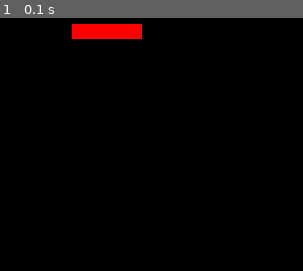
Above: before the commit, frame 1.
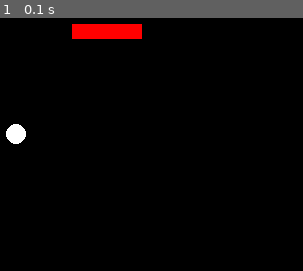
Above: after the commit, the same moment.

Repository: jeanmarclecul/N01D
Game: pygame game, started from noid.py
The game is run twice, just before and just after one commit, with the same random seed, the same clock (stepped at 60 frames per second) and the same inputs.
Inputs:
- Up to frame 1 (0.1 s): no input
The pictures show only the part of the screen within x 0-50%, y 0-50%; the shares and areas given below are measured in that part.

The runs differ from the first frame. In frame 1, 0.4% of the frame differs, in the area x 1-9%, y 41-50%.

Commit message:
add ball model

Diff:
--- /dev/null
+++ b/model/ball.py
@@ -0,0 +1,34 @@
+import pygame
+import settings
+
+
+class ball:
+    def __init__(self, xpos, ypos, radius, xspeed, yspeed, color):
+        self.xpos = xpos
+        self.ypos = ypos
+        self.xspeed = xspeed
+        self.yspeed = yspeed
+        self.radius = radius
+        self.color = color
+
+    def get_xpos(self):
+        return self.xpos
+
+    def get_ypos(self):
+        return self.ypos
+
+    def get_xspeed(self):
+        return self.xspeed
+
+    def get_yspeed(self):
+        return self.yspeed
+
+    def get_radius(self):
+        return self.radius
+
+    def get_color(self):
+        return self.color
+
+    def draw_ball(self, screen):
+        pyball = pygame.Rect(self.xpos, self.ypos, self.radius * 2, self.radius * 2)
+        pygame.draw.ellipse(screen, self.color, pyball)
--- a/noid.py
+++ b/noid.py
@@ -1,4 +1,5 @@
 from model.paddle import paddle, player_paddle
+from model.ball import ball
 import settings
 import pygame
 import sys
@@ -34,6 +35,10 @@
         paddle(settings.WIDTH / 3, 100, 7, 7, 70, 15, 7, "ennemi1", settings.RED)
     )
 
+    # create balls
+    balls = []
+    balls.append(ball(200, 200, 10, 5, 5, settings.WHITE))
+
     # Main game loop
     clock = pygame.time.Clock()
     while True:
@@ -61,6 +66,9 @@
         for onepaddle in paddles:
             onepaddle.draw_paddle(screen)
 
+        for oneball in balls:
+            oneball.draw_ball(screen)
+
         # Update the display
         pygame.display.flip()
 
